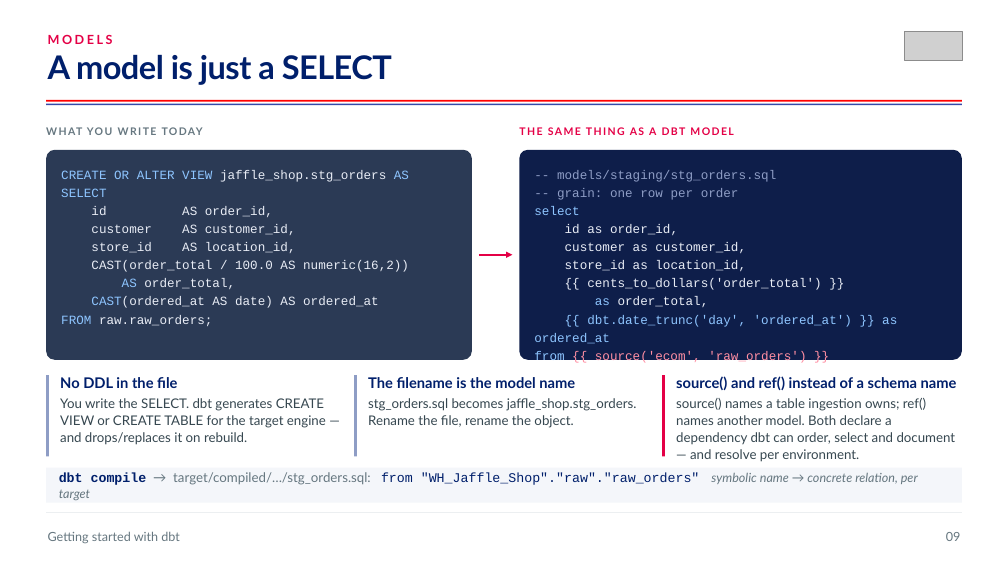
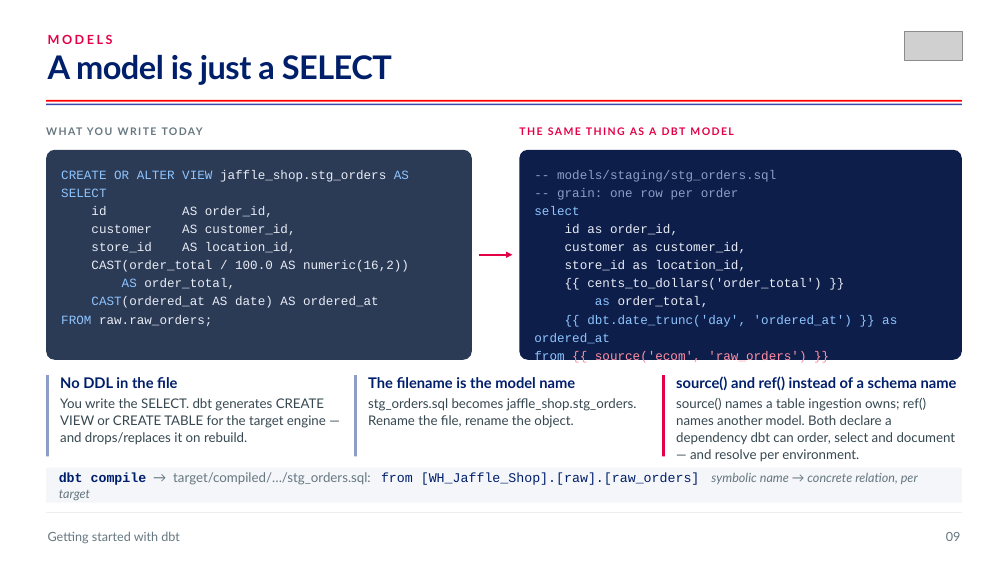
Before and after one commit to aboerger/getting-started-with-dbt, a slide deck: slide 9 of sql-as-software-getting-started-with-dbt.pptx. Drawn at 1008x567 pixels with LibreOffice and Linux fonts; fonts in the diff are those of the drawing; grey boxes stand for pictures. Boxes give left, top, right and bottom in pixels: in the first picture for what was removed or moved away, otherwise in the second. Text is boxed around its words. In the diff, an @@ line names an element or a change of style, - is before the commit and + after.

```diff
--- a/sql-as-software-getting-started-with-dbt.pptx
+++ b/sql-as-software-getting-started-with-dbt.pptx
@@ text in rectangle at (x1=59, y1=472, x2=918, y2=500): text changed @@
-dbt compile → target/compiled/…/stg_orders.sql: from "WH_Jaffle_Shop"."raw"."raw_orders" symbolic name → concrete relation, per target
+dbt compile → target/compiled/…/stg_orders.sql: from [WH_Jaffle_Shop].[raw].[raw_orders] symbolic name → concrete relation, per target
```
Also in this commit, not shown: 3 other slides changed, 8 other files.
